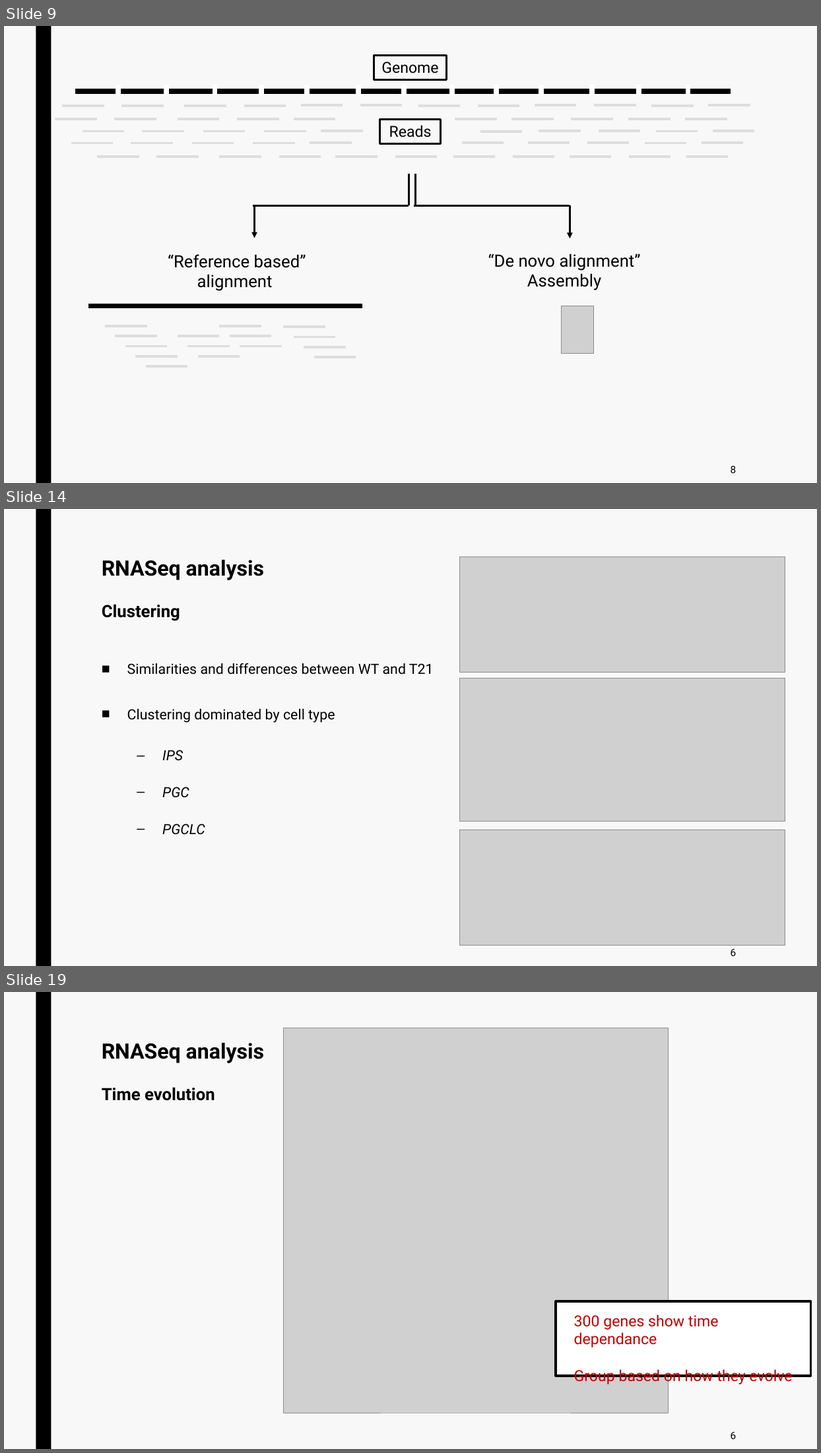
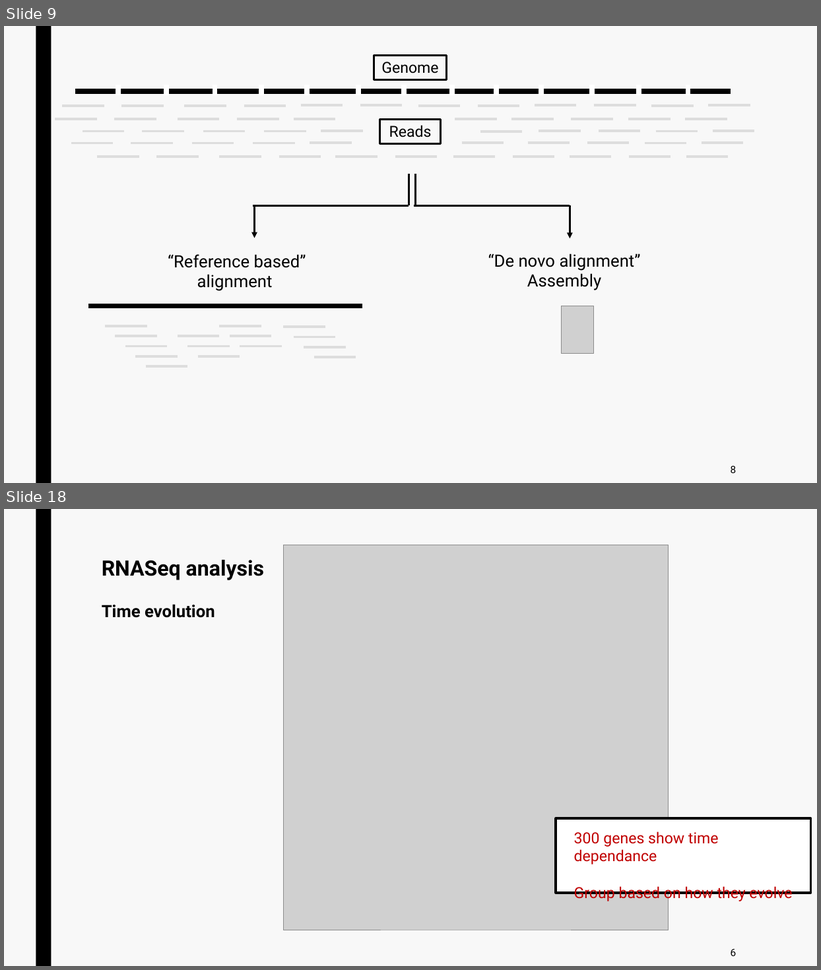
Before and after one commit to jurtasun/presentations, a slide deck: 202306_CRG_Postdoc/230623_GRG_Postdoc.ppt. Shown one above the other, each under a label of ours: slides 9, 14 and 19 before the commit, slides 9 and 18 after it; the slides between them are not shown. The pictures are 821x1453 and 821x970 pixels, drawn with LibreOffice and Linux fonts; fonts in the diff are those of the drawing; grey boxes stand for pictures. Boxes give left, top, right and bottom in pixels: in the first picture for what was removed or moved away, otherwise in the second. Text is boxed around its words. In the diff, an @@ line names an element or a change of style, - is before the commit and + after.

```diff
--- a/202306_CRG_Postdoc/230623_GRG_Postdoc.ppt
+++ b/202306_CRG_Postdoc/230623_GRG_Postdoc.ppt
@@ slide 14 removed at (4,509,817,966), background #F8F8F8; not listed: 1 template element that a slide beside it also shows @@
@@ title removed at (102,560,264,621) @@
-RNASeq analysis
-Clustering
@@ picture removed at (460,557,785,673) @@
@@ text removed at (127,663,434,835) @@
-■ Similarities and differences between WT and T21
-■ Clustering dominated by cell type
-  – IPS
-  – PGC
-  – PGCLC
@@ picture removed at (460,678,785,822) @@
@@ picture removed at (460,830,785,945) @@
@@ text removed at (731,949,737,956) @@
-6
@@ what was slide 19 is now slide 18 @@
```
Also in this commit, not shown: 11 slides changed, 4 slides added, 4 other slides removed, 1 other file.
